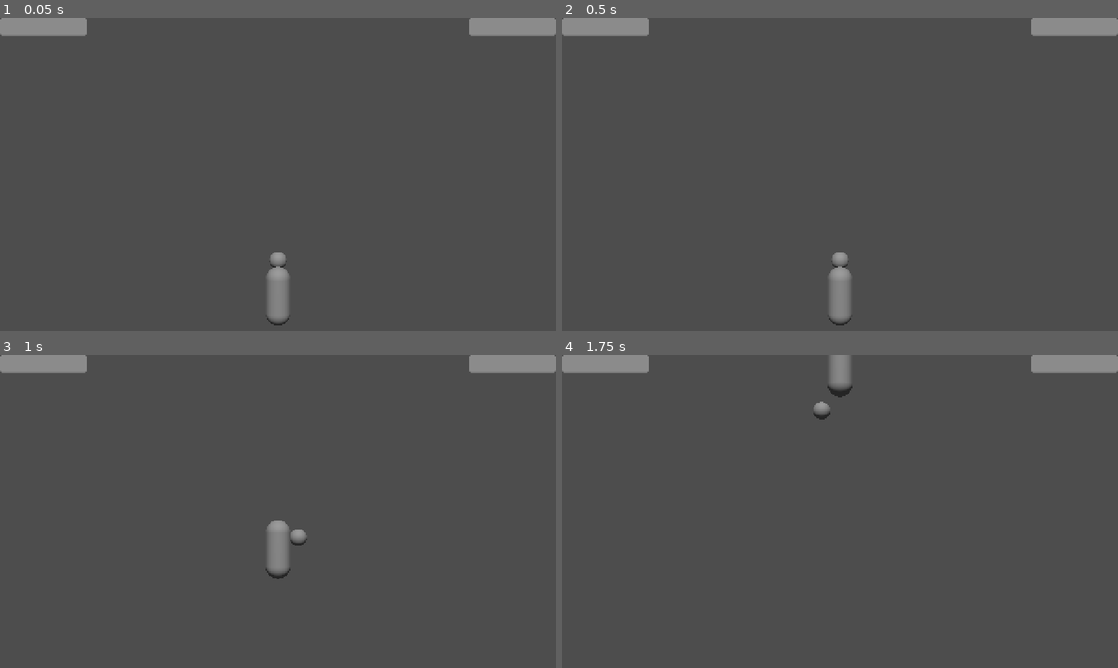
Above: before the commit, frames 1-4 (two rows, left to right).
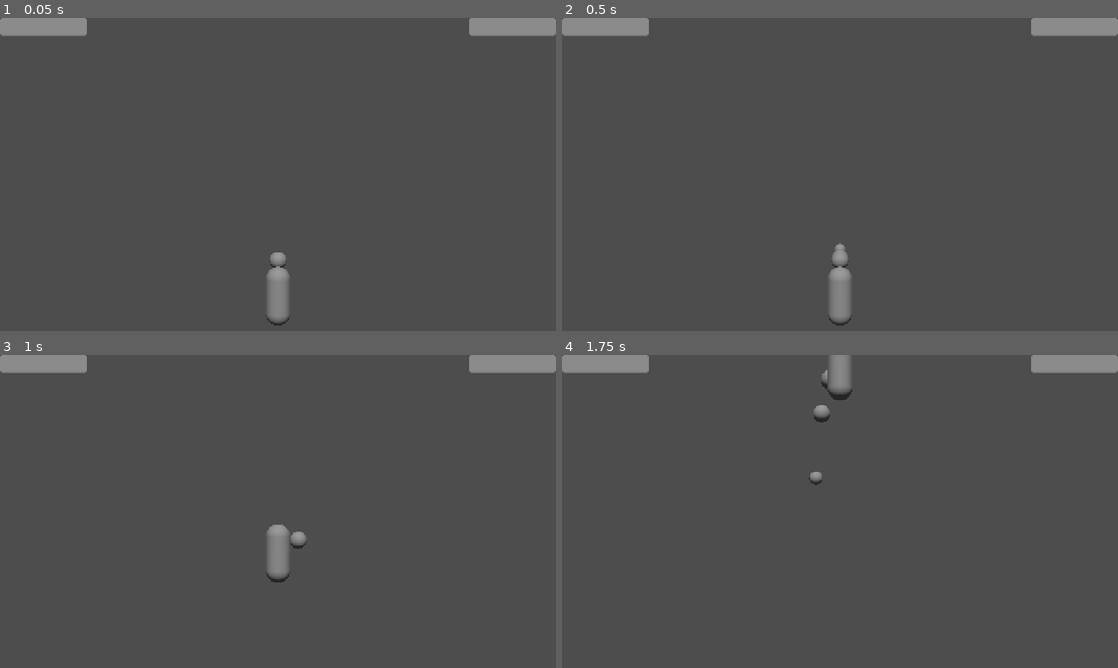
Above: after the commit, the same moments.

Repository: thomaskareka/csce552-3d
Game: Godot game, scene res://scenes/Gameplay.tscn
Same seed, same stepped clock (60 frames per second), same inputs: the game is played once before the commit and once after it.
Inputs (mouse positions are in pixels of both pictures, inside the frame that each line leads up to):
- Up to frame 1 (0.05 s): no input
- Up to frame 2 (0.5 s): no input
- Up to frame 3 (1 s): tap Enter at 0.5 s; move the mouse to (305, 511) at 0.52 s; press the mouse at (305, 511) at 0.53 s; hold W (move_up) from 0.53 s (still down)
- Up to frame 4 (1.75 s): keep holding W (move_up); move the mouse to (812, 511) at 1.27 s; release the mouse at (812, 511) at 1.28 s; click (812, 511) at 1.35 s

Frame 1 is identical in both runs. In frame 2, less than 0.1% of the frame differs, in the area x 48-52%, y 72-76%; in frame 3, 0.3%; in frame 4, 0.4%, in the area x 44-53%, y 4-42%.

Commit message:
homing attacks

Diff:
--- a/components/colliders/collider_masks.gd
+++ b/components/colliders/collider_masks.gd
@@ -2,8 +2,19 @@
 class_name ColliderMasks
 
 enum LAYERS  {
+	NONE = 0,
 	PLAYER = 1 << 2,
 	ENEMY = 1 << 3,
 	PLAYER_PROJECTILE = 1 << 4,
 	ENEMY_PROJECTILE = 1 << 5
 }
+
+enum TARGETS {
+	NONE = 0,
+	PLAYER = 1 << 2,
+	ENEMY = 1 << 3,
+	PLAYER_PROJECTILE = 1 << 4,
+	ENEMY_PROJECTILE = 1 << 5,
+	BOSS = 1 << 6,
+	NEAREST_ENEMY = 1 << 7
+}
--- /dev/null
+++ b/components/gameplay/EntityTracker.tscn
@@ -0,0 +1,6 @@
+[gd_scene load_steps=2 format=3 uid="uid://clyer6k1tm78d"]
+
+[ext_resource type="Script" uid="uid://dsl5bmv0ujfk3" path="res://components/gameplay/entity_tracker.gd" id="1_pxmlt"]
+
+[node name="EntityTracker" type="Node" groups=["EntityTracker"]]
+script = ExtResource("1_pxmlt")
--- /dev/null
+++ b/components/gameplay/entity_tracker.gd
@@ -0,0 +1,25 @@
+extends Node
+class_name EntityTracker
+
+var target_cache: Dictionary = {}
+
+var player: Node3D
+var boss: Node3D
+
+func init(_player, _boss) -> void:
+	player = _player
+	boss = _boss
+
+func reset() -> void:
+	player = null
+	boss = null
+
+func get_player_position() -> Vector3:
+	if player:
+		return player.global_position
+	return Vector3.ZERO
+
+func get_boss_position() -> Vector3:
+	if player:
+		return boss.global_position
+	return Vector3.ZERO
--- a/components/gameplay/user_input.gd
+++ b/components/gameplay/user_input.gd
@@ -16,7 +16,7 @@
 const DASH_COOLDOWN = 0.6
 const DASH_LENGTH = 0.3
 const DASH_SPEED_CAP = 2 #multiplier
-const SMALL_PROJECTILE_COOLDOWN = 0.33
+const SMALL_PROJECTILE_COOLDOWN = 0.1
 const CHARGE_COOLDOWN = 2
 const CHARGE_TIME = 0.8
 
--- a/components/projectiles/ProjectileManager.gd
+++ b/components/projectiles/ProjectileManager.gd
@@ -7,16 +7,17 @@
 @export var LAYER: ColliderMasks.LAYERS = ColliderMasks.LAYERS.ENEMY_PROJECTILE
 @export var MASK: ColliderMasks.LAYERS = ColliderMasks.LAYERS.PLAYER
 @export var use_process: bool = true
+@export var parameters: Dictionary = {}
 var projectile_pool: Array[Projectile]
 var active_projectiles: Array[Projectile]
 
-func _process(delta: float) -> void:
+func _physics_process(delta: float) -> void:
 	for p in active_projectiles:
 		p.movement_data.tick(delta)
 
 func _ready() -> void:
 	for i in POOL_SIZE:
-		_create_projectile()
+		projectile_pool.append(_create_projectile())
 	if not use_process:
 		self.process_mode = Node.PROCESS_MODE_DISABLED
 
@@ -24,26 +25,30 @@
 		var p: Projectile = PROJECTILE_SCENE.instantiate()
 		add_child(p)
 		p.hide()
-		p.set_movement_data(PROJECTILE_DATA.movement_script)
+		p.set_movement_data(PROJECTILE_DATA.movement_script, parameters)
 		p.set_collision_data(PROJECTILE_DATA.hitbox, PROJECTILE_DATA.damage, LAYER, MASK)
 		p.set_mesh(PROJECTILE_DATA.mesh)
 		p.process_mode = Node.PROCESS_MODE_DISABLED
-		projectile_pool.append(p)
 		p.despawn.connect(_reset_projectile)
 		return p
 
+func _add_projectile_deferred(p: Projectile):
+	projectile_pool.append(p)
+	p.global_position = self.global_position
+
 func _reset_projectile(p: Projectile):
 	active_projectiles.erase(p)
-	projectile_pool.append(p)
 	p.hide()
 	p.call_deferred("reparent", self)
-	p.global_position = self.global_position
-	p.set_movement_data(PROJECTILE_DATA.movement_script)
+	#call_deferred has a frame of delay, use this to prevent a depleted pool from using
+	#a projectile that is not ready
+	call_deferred("_add_projectile_deferred", p)
 	p.set_deferred("process_mode", Node.PROCESS_MODE_DISABLED)
 
 func _get_projectile() -> Projectile:
 	if projectile_pool.is_empty():
-		return _create_projectile()
+		var p = _create_projectile()
+		return p
 	else:
 		return projectile_pool.pop_back()
 
@@ -52,6 +57,7 @@
 	active_projectiles.append(p)
 	params["base_velocity"] = PROJECTILE_DATA.speed
 	params["lifetime"] = PROJECTILE_DATA.lifetime
+	params.merge(parameters)
 
 	p.set_movement_data(PROJECTILE_DATA.movement_script, params)
 	p.set_deferred("process_mode", Node.PROCESS_MODE_INHERIT)
--- a/components/projectiles/movement_data/base_move.gd
+++ b/components/projectiles/movement_data/base_move.gd
@@ -4,7 +4,6 @@
 var p: Projectile
 var params: Dictionary
 var local_data: Dictionary = {}
-
 var remaining_time: float
 
 func init(_p: Projectile, _params: Dictionary = {}):
--- /dev/null
+++ b/components/projectiles/movement_data/tracking_move.gd
@@ -0,0 +1,34 @@
+extends BaseMove
+class_name TrackingMove
+
+var entity_tracker: EntityTracker
+var target: ColliderMasks.TARGETS = ColliderMasks.TARGETS.NONE
+
+func init(_p: Projectile, _params: Dictionary = {}):
+	target = _params.get("target", ColliderMasks.TARGETS.NONE)
+	entity_tracker = _p.get_tree().get_first_node_in_group("EntityTracker")
+	if not entity_tracker:
+		_p.despawn.emit(_p)
+	super.init(_p, _params)
+
+func tick(delta: float, _params: Dictionary = {}):
+	var target_position := Vector3.ZERO
+	match target:
+		ColliderMasks.TARGETS.PLAYER:
+			target_position = entity_tracker.get_player_position()
+		ColliderMasks.TARGETS.ENEMY:
+			pass
+		ColliderMasks.TARGETS.NEAREST_ENEMY:
+			#TODO: get nearest
+			target_position = entity_tracker.get_boss_position()
+		ColliderMasks.TARGETS.BOSS:
+			target_position = entity_tracker.get_boss_position()
+		_:
+			pass
+
+	if target_position != null:
+		var position_delta: Vector3 = target_position - p.global_position
+		var desired_direction: Vector3 = position_delta.normalized()
+		var t = clamp(params["track_strength"] * delta, 0.0, 1.0)
+		params["direction"] = params["direction"].lerp(desired_direction, t).normalized()
+	super.tick(delta, _params)
--- a/components/scene_managers/gameplay_manager.gd
+++ b/components/scene_managers/gameplay_manager.gd
@@ -13,7 +13,11 @@
 	for hs: HealthSystem in get_tree().get_nodes_in_group("health_system"):
 		hs.died.connect(_on_entity_died)
 		hs.health_changed.connect(_on_entity_hp_changed)
-
+	var player = get_tree().get_first_node_in_group("Player")
+	var boss = get_tree().get_first_node_in_group("Boss")
+	var entity_tracker: EntityTracker = get_tree().get_first_node_in_group("EntityTracker")
+	entity_tracker.reset()
+	entity_tracker.init(player, boss)
 
 func _on_entity_hp_changed(current: int, max: int, type: HealthSystem.EntityType):
 	if not (type == HealthSystem.EntityType.ENEMY):
--- /dev/null
+++ b/objects/Boss01.tscn
@@ -0,0 +1,3 @@
+[gd_scene format=3 uid="uid://bij33rgmt2n2h"]
+
+[node name="Boss01" type="Node3D" groups=["Boss"]]
--- a/objects/Player.tscn
+++ b/objects/Player.tscn
@@ -1,10 +1,11 @@
-[gd_scene load_steps=19 format=3 uid="uid://bdpifgyevjjc5"]
+[gd_scene load_steps=20 format=3 uid="uid://bdpifgyevjjc5"]
 
 [ext_resource type="PackedScene" uid="uid://bmopfdpauylrf" path="res://components/gameplay/UserInput.tscn" id="1_8ak8y"]
 [ext_resource type="Script" uid="uid://bidq4ivueg7bv" path="res://components/colliders/entity_collider.gd" id="2_6vqvp"]
 [ext_resource type="PackedScene" uid="uid://1hoyngcpgbsi" path="res://components/gameplay/HealthSystem.tscn" id="2_gndvh"]
 [ext_resource type="Script" uid="uid://xa11w1vd7akg" path="res://components/projectiles/ProjectileManager.gd" id="4_f6j3j"]
 [ext_resource type="Script" uid="uid://ds16n8tolty8e" path="res://components/projectiles/projectile_data.gd" id="4_sderm"]
+[ext_resource type="Script" uid="uid://bqhg63xep6p1m" path="res://components/projectiles/movement_data/tracking_move.gd" id="5_reqkl"]
 [ext_resource type="Script" uid="uid://cxojmk3n7nf4g" path="res://components/projectiles/movement_data/base_move.gd" id="5_sderm"]
 
 [sub_resource type="CapsuleMesh" id="CapsuleMesh_gndvh"]
@@ -31,15 +32,15 @@
 height = 0.5
 
 [sub_resource type="Resource" id="Resource_jmmr7"]
-script = ExtResource("5_sderm")
-metadata/_custom_type_script = "uid://cxojmk3n7nf4g"
+script = ExtResource("5_reqkl")
+metadata/_custom_type_script = "uid://bqhg63xep6p1m"
 
 [sub_resource type="Resource" id="Resource_3ma5b"]
 script = ExtResource("4_sderm")
 mesh = SubResource("SphereMesh_reqkl")
 hitbox = SubResource("SphereShape3D_sderm")
 movement_script = SubResource("Resource_jmmr7")
-speed = 30.0
+speed = 60.0
 metadata/_custom_type_script = "uid://ds16n8tolty8e"
 
 [sub_resource type="BoxShape3D" id="BoxShape3D_sderm"]
@@ -93,9 +94,13 @@
 transform = Transform3D(1, 0, 0, 0, 1, 0, 0, 0, 1, 0, 0.6302053, 0)
 script = ExtResource("4_f6j3j")
 PROJECTILE_DATA = SubResource("Resource_3ma5b")
-POOL_SIZE = 16
+POOL_SIZE = 2
 LAYER = 16
 MASK = 8
+parameters = {
+"target": 128,
+"track_strength": 1.5
+}
 
 [node name="StrongAttack" type="Node3D" parent="."]
 transform = Transform3D(1, 0, 0, 0, 1, 0, 0, 0, 1, 0, 0.6121025, 0)
--- a/project.godot
+++ b/project.godot
@@ -31,6 +31,8 @@
 Player=""
 health_system=""
 ProjectileCollection=""
+EntityTracker=""
+Boss=""
 
 [input]
 
@@ -113,3 +115,7 @@
 , Object(InputEventJoypadButton,"resource_local_to_scene":false,"resource_name":"","device":-1,"button_index":4,"pressure":0.0,"pressed":true,"script":null)
 ]
 }
+
+[physics]
+
+common/physics_interpolation=true
--- a/scenes/Gameplay.tscn
+++ b/scenes/Gameplay.tscn
@@ -1,10 +1,11 @@
-[gd_scene load_steps=8 format=3 uid="uid://yhh26tl28cen"]
+[gd_scene load_steps=9 format=3 uid="uid://yhh26tl28cen"]
 
 [ext_resource type="PackedScene" uid="uid://dyafskg3ggf6v" path="res://objects/Environment.tscn" id="1_5sdaa"]
 [ext_resource type="Script" uid="uid://dbqgo16rb0puw" path="res://components/scene_managers/gameplay_manager.gd" id="1_a8mty"]
 [ext_resource type="PackedScene" uid="uid://dgi3541b0t7ph" path="res://objects/GameCamera.tscn" id="2_a8mty"]
 [ext_resource type="PackedScene" uid="uid://bdpifgyevjjc5" path="res://objects/Player.tscn" id="3_jfxgp"]
 [ext_resource type="Script" uid="uid://dbw7pnpc5lwuj" path="res://components/gameplay/gameplay_gui_manager.gd" id="5_jfxgp"]
+[ext_resource type="PackedScene" uid="uid://clyer6k1tm78d" path="res://components/gameplay/EntityTracker.tscn" id="6_4rwr5"]
 [ext_resource type="Script" uid="uid://bidq4ivueg7bv" path="res://components/colliders/entity_collider.gd" id="6_gnmmn"]
 
 [sub_resource type="SphereShape3D" id="SphereShape3D_4rwr5"]
@@ -53,7 +54,9 @@
 
 [node name="ProjectileCollection" type="Node3D" parent="." groups=["ProjectileCollection"]]
 
-[node name="TemporaryBoss" type="Node3D" parent="."]
+[node name="EntityTracker" parent="." instance=ExtResource("6_4rwr5")]
+
+[node name="TemporaryBoss" type="Node3D" parent="." groups=["Boss"]]
 transform = Transform3D(1, 0, 0, 0, 1, 0, 0, 0, 1, 0, 0, 19.289902)
 
 [node name="EntityCollider" type="Area3D" parent="TemporaryBoss"]
Not shown, added: components/gameplay/entity_tracker.gd.uid
Not shown, added: components/projectiles/movement_data/tracking_move.gd.uid
